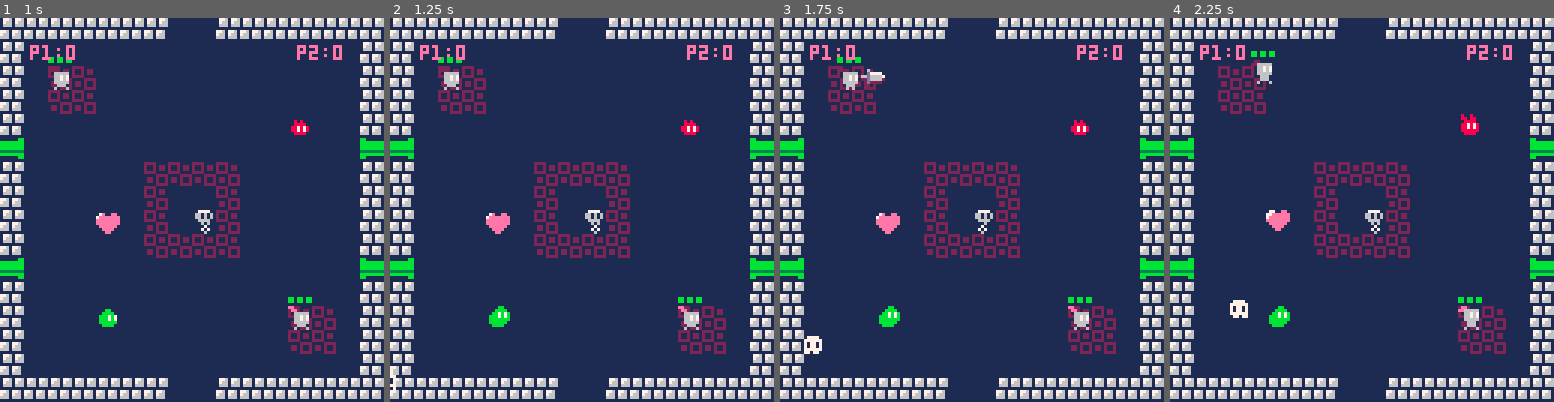
Above: before the commit, frames 1-4 (left to right).
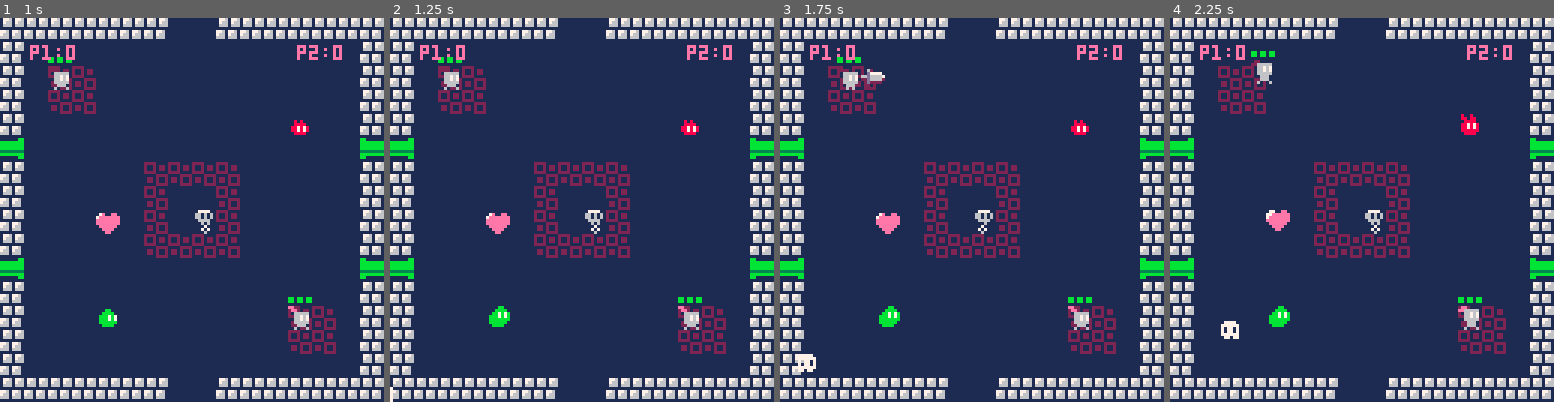
Above: after the commit, the same moments.

Repository: nikolawhallon/picoswords
Game: PICO-8 cartridge picoswords.p8
Two runs of this game, one before a commit and one after it. Both use one fixed random seed, a clock stepped at 60 frames per second and the inputs below.
Inputs:
- Up to frame 1 (1 s): tap X (X key) at 0.33 s; tap O (Z key) at 0.7 s
- Up to frame 2 (1.25 s): tap X (X key) at 1.07 s
- Up to frame 3 (1.75 s): hold Right from 1.6 s (still down); tap O (Z key) at 1.7 s
- Up to frame 4 (2.25 s): tap X (X key) at 1.85 s; release Right at 2.1 s; tap O (Z key) at 2.1 s; hold Up from 2.15 s (still down)

Frame 1 is identical in both runs. In frame 2, less than 0.1% of the frame differs, in the area x 0-2%, y 92-100%; in frame 3, 0.3%, in the area x 4-11%, y 82-93%; in frame 4, 0.3%.

Commit message:
made enemy movement behavior different to accomodate more enemy types

Diff:
--- a/picoswords.p8
+++ b/picoswords.p8
@@ -1,7 +1,19 @@
 pico-8 cartridge // http://www.pico-8.com
 version 42
 __lua__
--- objects
+-- functions and objects
+
+function is_close(x1,y1,x2,y2)
+ if x1-x2>2 then
+  return false
+ end
+
+ if y1-y2>2 then
+  return false
+ end
+
+ return true
+end
 
 -- usage:
 -- ```
@@ -158,11 +170,14 @@
  end
 }
 
-gosoh={
+enemy={
  x=64,
  y=64,
- xvel=0.0,
- yvel=0.0,
+ spd=1,
+ dst_x=64,
+ dst_y=64,
+ -- default animation is gosoh
+ -- override for other enemies
  anims={
   move=anim:new({
    sprs={5,6,7},
@@ -179,11 +194,19 @@
  end,
 
  update=function(self,f)
-  self.x += self.xvel
-  self.y += self.yvel
   for k,v in pairs(self.anims) do
    v:update(f)
   end
+
+  if is_close(self.x,self.y,self.dst_x,self.dst_y) then
+   return
+  end
+
+  local a=atan2(self.dst_x-self.x,self.dst_y-self.y)
+  local vel_x=self.spd * cos(a)
+  local vel_y=self.spd * sin(a)
+  self.x+=vel_x
+  self.y+=vel_y
  end,
 
  draw=function(self)
@@ -272,11 +295,11 @@
  -- spawn gosohs
  if f % gosoh_timer==0 then
   local a=rnd(1.0)
-  gosoh=gosoh:new({
+  gosoh=enemy:new({
    x=64-4+(128 * cos(a)),
    y=64-4+(128 * sin(a)),
-   xvel=-cos(a) * (rnd(1)+0.5),
-   yvel=-sin(a) * (rnd(1)+0.5)
+   dst_x=64-4+(256 * cos(a+0.5)),
+   dst_y=64-4+(256 * sin(a+0.5))
   })
   add(gosohs,gosoh)
  end
@@ -291,7 +314,7 @@
 
  -- despawn out-of-bounds gosohs
  for gosoh in all(gosohs) do
-  if sqrt((gosoh.x-64) * (gosoh.x-64)+(gosoh.y-64) * (gosoh.y-64)) > 256 then
+  if sqrt((gosoh.x-64) * (gosoh.x-64)+(gosoh.y-64) * (gosoh.y-64)) > 196 then
    del(gosohs,gosoh)
   end
  end
